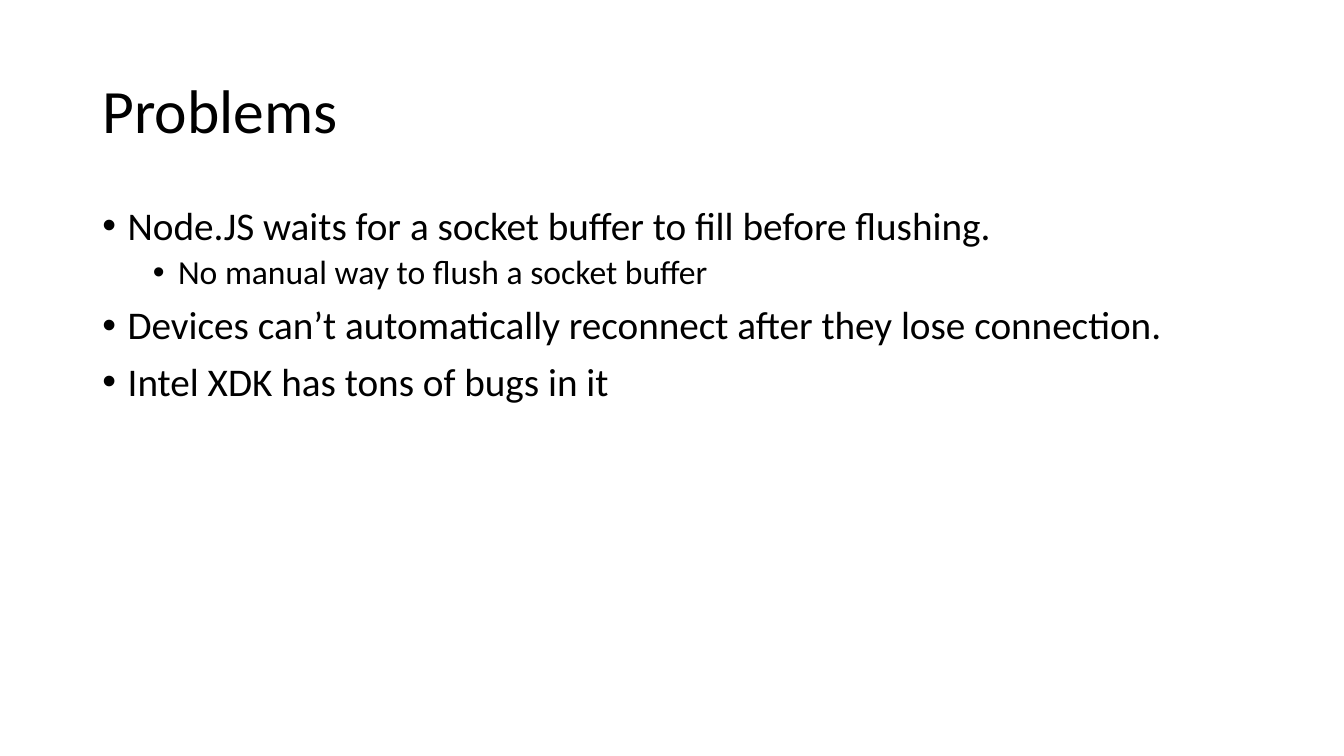
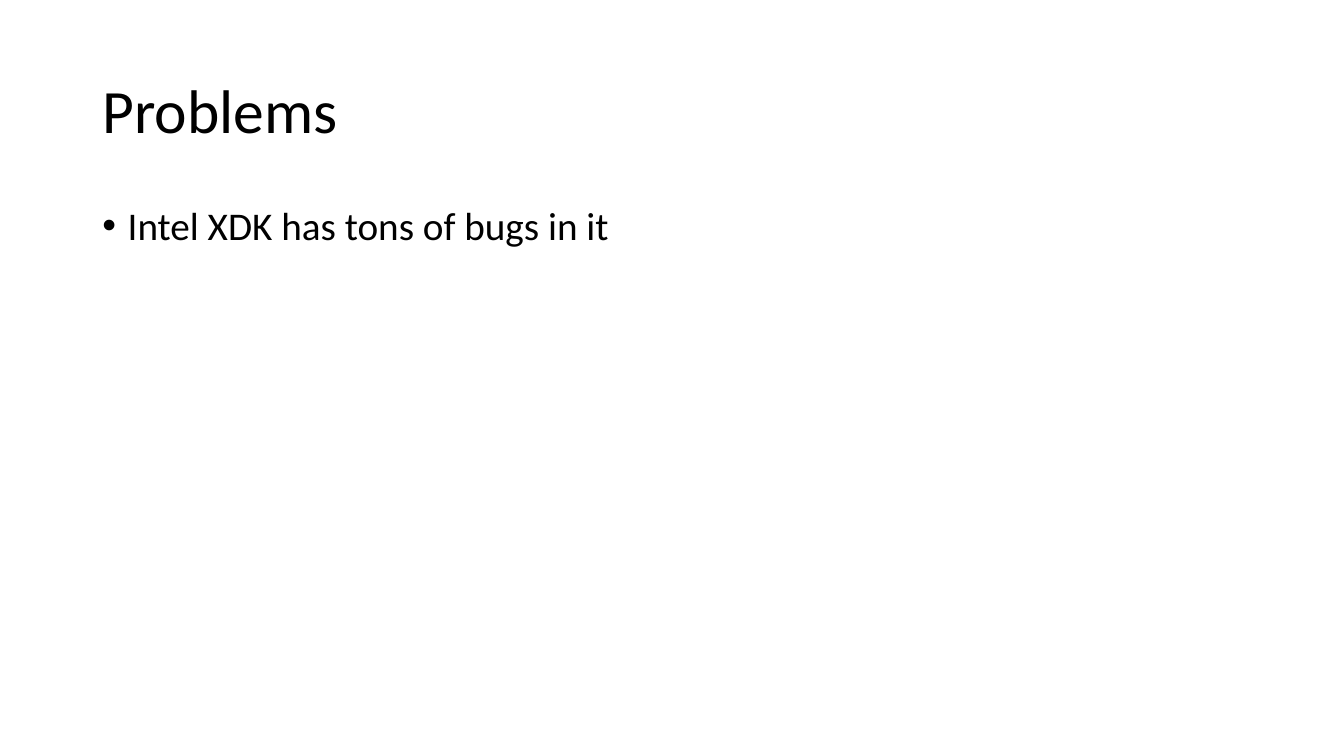
Before and after one commit to rush2sk8/Intel-Edison-PS, a slide deck: slide 8 of node network.pptx (slide 6 before the commit). Drawn at 1344x756 pixels with LibreOffice and Linux fonts; fonts in the diff are those of the drawing. Boxes give left, top, right and bottom in pixels: in the first picture for what was removed or moved away, otherwise in the second. Text is boxed around its words. In the diff, an @@ line names an element or a change of style, - is before the commit and + after.

```diff
--- a/node network.pptx
+++ b/node network.pptx
@@ text at (128, 212, 1161, 346): paragraphs removed @@
-• Node.JS waits for a socket buffer to fill before flushing.
-  • No manual way to flush a socket buffer
-• Devices can’t automatically reconnect after they lose connection.
```
Also in this commit, not shown: 1 other slide changed, 2 slides added, 9 other files.
